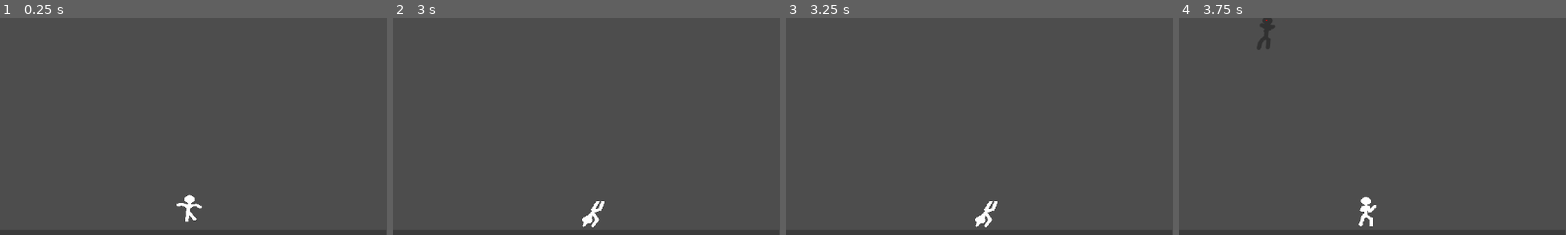
Above: before the commit, frames 1-4 (left to right).
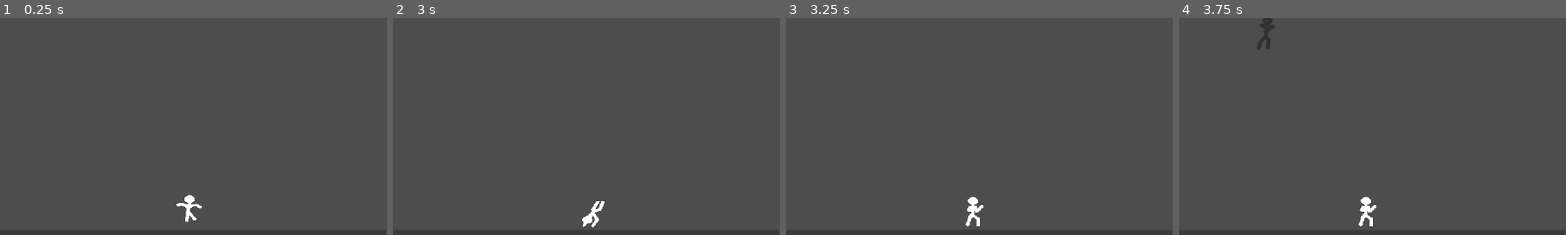
Above: after the commit, the same moments.

Repository: dsivodhamen-cmd/RunTheFade
Game: Godot game, scene res://scenes/game.tscn
The game is run twice, just before and just after one commit, with the same random seed, the same clock (stepped at 60 frames per second) and the same inputs.
Inputs:
- Up to frame 1 (0.25 s): no input
- Up to frame 2 (3 s): hold D (p1_right) 0.53-2.03 s; tap X (p1_heavy_attack) at 0.6 s; tap W (p1_up) at 0.77, 1.52 s; tap C (p1_light_attack) at 0.8, 1.35 s; tap M (p2_heavy_attack) at 1.55, 2.1 s; hold A (p1_left) 2.03-2.78 s; tap N (p2_light_attack) at 2.3, 2.85 s; hold D (p1_right) from 2.78 s (still down)
- Up to frame 3 (3.25 s): keep holding D (p1_right); tap W (p1_up) at 3.02 s; tap X (p1_heavy_attack) at 3.05 s
- Up to frame 4 (3.75 s): keep holding D (p1_right); hold F (p1_block) from 3.53 s (still down)
The pictures show only the part of the screen within x 50-100%, y 41-91%; the shares and areas given below are measured in that part.

Frames 1-2 are identical in both runs. In frame 3, 0.6% of the frame differs, in the area x 46-55%, y 82-97%; in frame 4, nothing differs.

Commit message:
created and animated stun

Diff:
--- a/run-the-fade/scenes/player-1-body.tscn
+++ b/run-the-fade/scenes/player-1-body.tscn
@@ -103,7 +103,7 @@
 
 [sub_resource type="Animation" id="Animation_mfau4"]
 resource_name = "Light up attack"
-length = 0.36666667
+length = 0.3
 tracks/0/type = "value"
 tracks/0/imported = false
 tracks/0/enabled = true
@@ -193,6 +193,22 @@
 "transitions": PackedFloat32Array(1),
 "update": 1,
 "values": [3]
+}
+
+[sub_resource type="Animation" id="Animation_8q7sp"]
+resource_name = "stun"
+length = 0.001
+tracks/0/type = "value"
+tracks/0/imported = false
+tracks/0/enabled = true
+tracks/0/path = NodePath("Sprite2D:frame")
+tracks/0/interp = 1
+tracks/0/loop_wrap = true
+tracks/0/keys = {
+"times": PackedFloat32Array(0),
+"transitions": PackedFloat32Array(1),
+"update": 1,
+"values": [16]
 }
 
 [sub_resource type="Animation" id="Animation_6artw"]
@@ -226,6 +242,7 @@
 &"falling": SubResource("Animation_ihtny"),
 &"idle": SubResource("Animation_035mj"),
 &"jumping": SubResource("Animation_ogoi6"),
+&"stun": SubResource("Animation_8q7sp"),
 &"walking": SubResource("Animation_6artw")
 }
 
--- a/run-the-fade/scenes/player-2-body.tscn
+++ b/run-the-fade/scenes/player-2-body.tscn
@@ -103,7 +103,7 @@
 
 [sub_resource type="Animation" id="Animation_mfau4"]
 resource_name = "Light up attack"
-length = 0.36666667
+length = 0.3
 tracks/0/type = "value"
 tracks/0/imported = false
 tracks/0/enabled = true
@@ -193,6 +193,22 @@
 "transitions": PackedFloat32Array(1),
 "update": 1,
 "values": [3]
+}
+
+[sub_resource type="Animation" id="Animation_r8fjk"]
+resource_name = "stun"
+length = 0.5
+tracks/0/type = "value"
+tracks/0/imported = false
+tracks/0/enabled = true
+tracks/0/path = NodePath("Sprite2D:frame")
+tracks/0/interp = 1
+tracks/0/loop_wrap = true
+tracks/0/keys = {
+"times": PackedFloat32Array(0),
+"transitions": PackedFloat32Array(1),
+"update": 1,
+"values": [16]
 }
 
 [sub_resource type="Animation" id="Animation_6artw"]
@@ -226,6 +242,7 @@
 &"falling": SubResource("Animation_ihtny"),
 &"idle": SubResource("Animation_035mj"),
 &"jumping": SubResource("Animation_ogoi6"),
+&"stun": SubResource("Animation_r8fjk"),
 &"walking": SubResource("Animation_6artw")
 }
 
--- a/run-the-fade/scripts/player_1.gd
+++ b/run-the-fade/scripts/player_1.gd
@@ -22,6 +22,9 @@
 # create a varabile storing the window where the player can parry attacks.
 var is_attacking = false
 # creates a variable storing the players atacking, make it where they arent attacking
+var is_stunned = false
+
+# creates a variable storing the players stun, makes it where player isnt stunned.
 
 
 @export var animation: AnimationPlayer
@@ -32,16 +35,22 @@
 # exporting an varabile storing the players heavy attack damage as an interger
 @export var light_down_knockback = 400
 # exporting an varaible storing the players light down knockback
-@export var light_side_knockback = 1800
+@export var light_side_knockback = 400
 # exporting an varaible storing the players light side knockback
 @export var light_up_knockback = 400
 # exporting an varaible storing the players light up knockback
 @export var heavy_down_knockback = 800
 # exporting an varaible storing the players heavy down knockback
-@export var heavy_side_knockback = 4000
+@export var heavy_side_knockback = 800
 # exporting an variable storing the players heavy side knockback
 @export var heavy_up_knockback = 800
 #exporting an varaible storing the players heavy up knockback
+@export var light_attack_stun = 0.2
+#exporting an varaible storing the light attack stun
+@export var heavy_attack_stun = 0.5
+#exporting an variable storing the heavy attack stun
+@export var posture_break_stun = 1
+#exporting an varaible storing the posture break stun
 @export var p1_health_ui: ProgressBar
 # exporting the progress bar and making it an varaible for storing health
 @export var p1_posture_ui: ProgressBar
@@ -76,6 +85,11 @@
 		move_and_slide()
 		return
 # If the player is parrying then this will prevent the player from moving
+	if is_stunned:
+		velocity += get_gravity() * delta
+		move_and_slide()
+		return
+# If the player is stunned then this will prevent the player from moving and lets them fall if in air
 
 	if direction > 0:
 		sprite_2d.flip_h = false
@@ -129,6 +143,9 @@
 # Called every frame. 'delta' is the elapsed time since the previous frame.
 func _process(delta: float) -> void:
 
+	if is_stunned:
+		return
+
 	if Input.is_action_just_pressed("p1_block"):
 		start_parry()
 # if the player presses the block button then it will start the parry window.
@@ -188,7 +205,7 @@
 	for area in p1_hitbox.get_overlapping_areas():
 # a for loop going through for all areas inside of p1_hitbox
 		if area.get_parent() != self:
-			area.get_parent().take_damage(light_attack_damage, knockback)
+			area.get_parent().take_damage(light_attack_damage, knockback, light_attack_stun)
 # if there is an area that isnt the p1_hitbox then it will take damage
 	await animation.animation_finished
 	is_attacking = false
@@ -235,8 +252,8 @@
 	for area in p1_hitbox.get_overlapping_areas():
 # a for loop going through all areas inside of p1_hitbox
 		if area.get_parent() != self:
-			area.get_parent().take_damage(heavy_attack_damage, knockback)
-# if there is an area that isnt the p1_hitbox then it will take damage
+			area.get_parent().take_damage(heavy_attack_damage, knockback, heavy_attack_stun)
+# if there is an area that isnt the p1_hitbox then it will take damage, apply knockback, and deal stun
 	await animation.animation_finished
 	is_attacking = false
 # waits for the animation to end and then makes the player stop attacking
@@ -254,10 +271,19 @@
 
 func take_knockback(force: Vector2):
 	velocity = force
-
-
-
-func take_damage(amount, knockback):
+# a function creating knockback and making it an Vector2
+
+func take_stun(duration):
+	is_stunned = true
+# sets stun to true
+	animation.play("stun")
+# plays the stun animation
+	await get_tree().create_timer(duration).timeout
+	is_stunned = false
+# after the duration of stun is finished the player will become unstunned
+
+
+func take_damage(amount, knockback, stun):
 	if is_parrying:
 
 		is_parrying = false
@@ -292,16 +318,16 @@
 # if the player has health greater than 0 and takes damage it will take damage lowering the HP
 		take_knockback(knockback)
 # the player takes knockback acording to the attack that they were hit with.
+		take_stun(stun)
+# makes the player take stun according to the attack that they were hit with
 
 func posture_break():
-
-	print("posture broken")
 
 	is_blocking = false
 # if the players posture breaks they will stop blocking
 
-	await get_tree().create_timer(2.0).timeout
-# makes the player unable to block for 2 seconds when they get block broken
+	await take_stun(posture_break_stun)
+# if stuns the player for the stun duration.
 
 	p1_posture = p1_max_posture
 	p1_posture_ui.value = p1_posture
--- a/run-the-fade/scripts/player_2.gd
+++ b/run-the-fade/scripts/player_2.gd
@@ -22,6 +22,9 @@
 # create a varabile storing the window where the player can parry attacks.
 var is_attacking = false
 # creates a variable storing the players atacking, make it where they arent attacking
+var is_stunned = false
+
+# creates a variable storing the players stun, makes it where player isnt stunned.
 
 
 @export var animation: AnimationPlayer
@@ -32,16 +35,22 @@
 # exporting an varabile storing the players heavy attack damage as an interger
 @export var light_down_knockback = 400
 # exporting an varaible storing the players light down knockback
-@export var light_side_knockback = 1800
+@export var light_side_knockback = 400
 # exporting an varaible storing the players light side knockback
 @export var light_up_knockback = 400
 # exporting an varaible storing the players light up knockback
 @export var heavy_down_knockback = 800
 # exporting an varaible storing the players heavy down knockback
-@export var heavy_side_knockback = 4000
+@export var heavy_side_knockback = 800
 # exporting an variable storing the players heavy side knockback
 @export var heavy_up_knockback = 800
 #exporting an varaible storing the players heavy up knockback
+@export var light_attack_stun = 0.2
+#exporting an varaible storing the light attack stun
+@export var heavy_attack_stun = 0.5
+#exporting an variable storing the heavy attack stun
+@export var posture_break_stun = 1
+#exporting an varaible storing the posture break stun
 @export var p2_health_ui: ProgressBar
 # exporting the progress bar and making it an varaible for storing health
 @export var p2_posture_ui: ProgressBar
@@ -76,6 +85,11 @@
 		move_and_slide()
 		return
 # If the player is parrying then this will prevent the player from moving
+	if is_stunned:
+		velocity += get_gravity() * delta
+		move_and_slide()
+		return
+# If the player is stunned then this will prevent the player from moving and lets them fall if in air
 
 	if direction > 0:
 		sprite_2d.flip_h = false
@@ -129,6 +143,9 @@
 # Called every frame. 'delta' is the elapsed time since the previous frame.
 func _process(delta: float) -> void:
 
+	if is_stunned:
+		return
+
 	if Input.is_action_just_pressed("p2_block"):
 		start_parry()
 # if the player presses the block button then it will start the parry window.
@@ -188,11 +205,11 @@
 	for area in p2_hitbox.get_overlapping_areas():
 # a for loop going through for all areas inside of p2_hitbox
 		if area.get_parent() != self:
-			area.get_parent().take_damage(light_attack_damage, knockback)
+			area.get_parent().take_damage(light_attack_damage, knockback, light_attack_stun)
 # if there is an area that isnt the p2_hitbox then it will take damage
 	await animation.animation_finished
 	is_attacking = false
-# waits for the animation to finsih then sets the player back to not attacking
+# waits for the animation to end and then makes the player stop attacking
 
 
 func heavy_attack():
@@ -235,8 +252,8 @@
 	for area in p2_hitbox.get_overlapping_areas():
 # a for loop going through all areas inside of p2_hitbox
 		if area.get_parent() != self:
-			area.get_parent().take_damage(heavy_attack_damage, knockback)
-# if there is an area that isnt the p2_hitbox then it will take damage
+			area.get_parent().take_damage(heavy_attack_damage, knockback, heavy_attack_stun)
+# if there is an area that isnt the p2_hitbox then it will take damage, apply knockback, and deal stun
 	await animation.animation_finished
 	is_attacking = false
 # waits for the animation to end and then makes the player stop attacking
@@ -254,10 +271,19 @@
 
 func take_knockback(force: Vector2):
 	velocity = force
-
-
-
-func take_damage(amount, knockback):
+# a function creating knockback and making it an Vector2
+
+func take_stun(duration):
+	is_stunned = true
+# sets stun to true
+	animation.play("stun")
+# plays the stun animation
+	await get_tree().create_timer(duration).timeout
+	is_stunned = false
+# after the duration of stun is finished the player will become unstunned
+
+
+func take_damage(amount, knockback, stun):
 	if is_parrying:
 
 		is_parrying = false
@@ -292,16 +318,16 @@
 # if the player has health greater than 0 and takes damage it will take damage lowering the HP
 		take_knockback(knockback)
 # the player takes knockback acording to the attack that they were hit with.
+		take_stun(stun)
+# makes the player take stun according to the attack that they were hit with
 
 func posture_break():
-
-	print("posture broken")
 
 	is_blocking = false
 # if the players posture breaks they will stop blocking
 
-	await get_tree().create_timer(2.0).timeout
-# makes the player unable to block for 2 seconds when they get block broken
+	await take_stun(posture_break_stun)
+# if stuns the player for the stun duration.
 
 	p2_posture = p2_max_posture
 	p2_posture_ui.value = p2_posture
